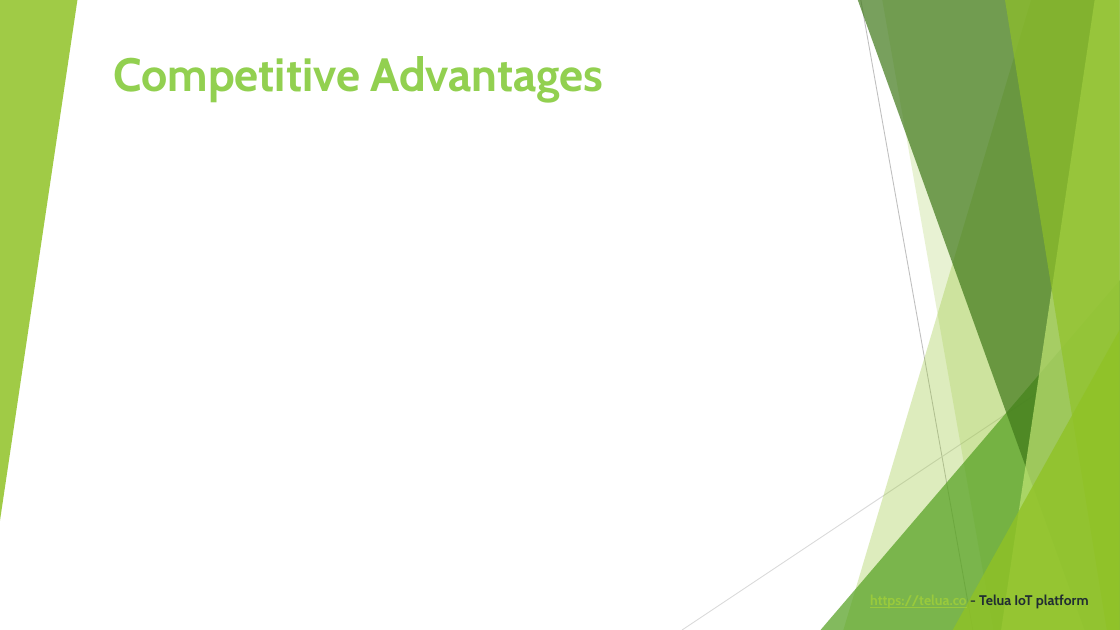
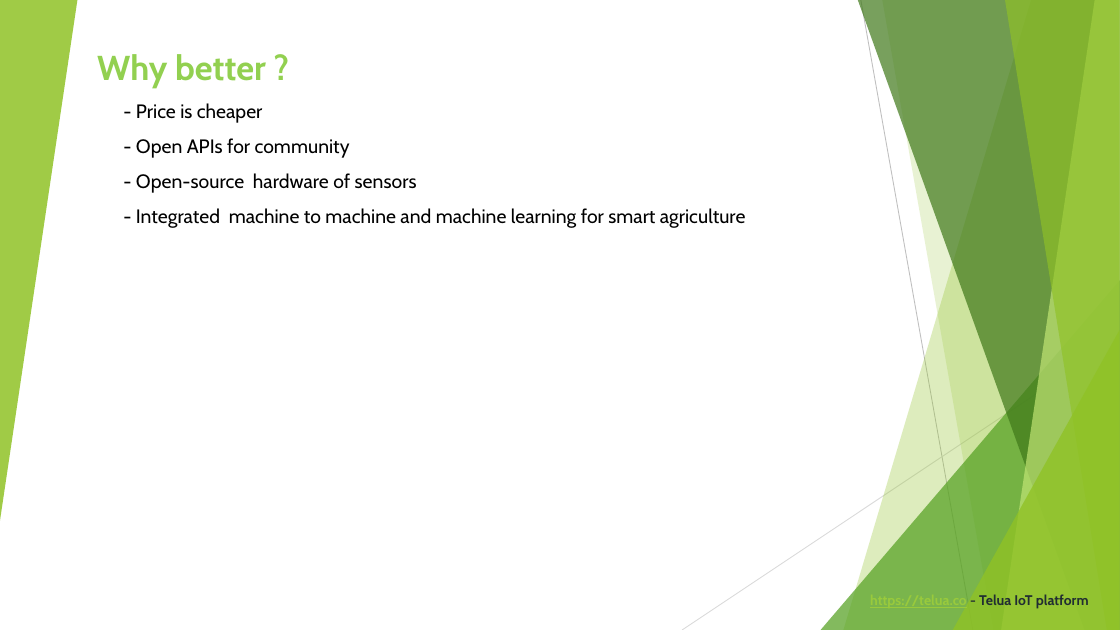
Before and after one commit to letrthong/telua_esp32_sensor, a slide deck: slide 4 of esp32_hardware/Telua_Pitch_Deck.pptx (slide 9 before the commit). Drawn at 1120x630 pixels with LibreOffice and Linux fonts; fonts in the diff are those of the drawing. Boxes give left, top, right and bottom in pixels: in the first picture for what was removed or moved away, otherwise in the second. Text is boxed around its words. In the diff, an @@ line names an element or a change of style, - is before the commit and + after.

```diff
--- a/esp32_hardware/Telua_Pitch_Deck.pptx
+++ b/esp32_hardware/Telua_Pitch_Deck.pptx
@@ subtitle added at box(97, 54, 746, 228), 16.6 pt, text #000000 @@
+Why better ?
+- Price is cheaper
+- Open APIs for community
+- Open-source hardware of sensors
+- Integrated machine to machine and machine learning for smart agriculture
@@ title removed at box(114, 56, 604, 102) @@
-Competitive Advantages
```
Also in this commit, not shown: 7 other slides changed, 1 slide added, 1 slide removed, 1 other file.
